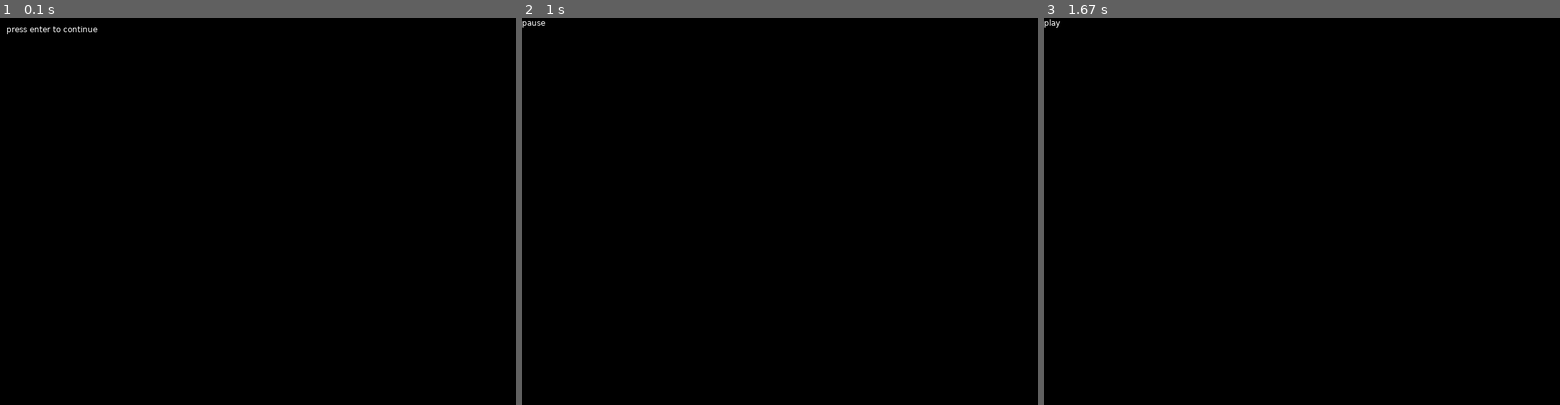
Above: before the commit, frames 1-3 (left to right).
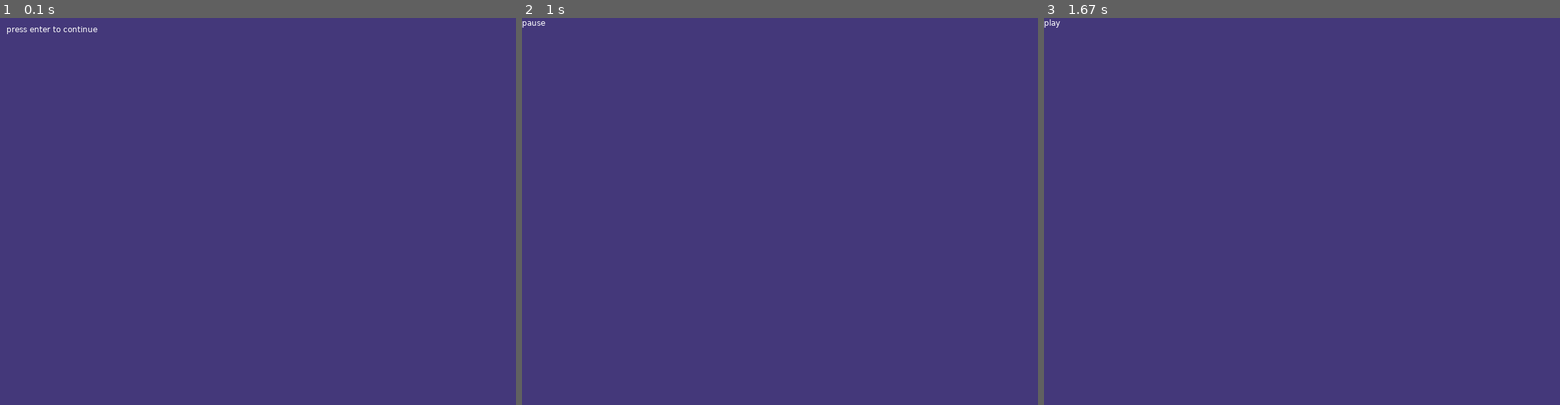
Above: after the commit, the same moments.

Repository: dogconnoisseur/shift
Game: LÖVE game, started from main.lua
Same seed, same stepped clock (60 frames per second), same inputs: the game is played once before the commit and once after it.
Inputs:
- Up to frame 1 (0.1 s): no input
- Up to frame 2 (1 s): tap Enter at 0.33 s; tap Esc at 0.67 s
- Up to frame 3 (1.67 s): tap Esc at 1 s

The runs differ from the first frame. In frame 1, 100% of the frame differs, in the area x 0-100%, y 0-100%; in frame 2, 100%; in frame 3, 100%.

Commit message:
canvas loaded

Diff:
--- a/main.lua
+++ b/main.lua
@@ -5,21 +5,34 @@
 local play = require("src.states.play")
 local pause = require("src.states.pause")
 
+local helpers = require("src.utils.helpers")
+local constants = require("src.utils.constants")
+
+local canvas
 function love.load()
-    GameState.registerEvents()
-    GameState.switch(menu)
+	GameState.registerEvents()
+	GameState.switch(menu)
 
-    Signal.register("start", function()
-        GameState.switch(play)
-    end)
-    Signal.register("pause", function()
-        GameState.switch(pause)
-    end)
-    Signal.register("unpause", function()
-        GameState.switch(play)
-    end)
+	Signal.register("start", function()
+		GameState.switch(play)
+	end)
+	Signal.register("pause", function()
+		GameState.switch(pause)
+	end)
+	Signal.register("unpause", function()
+		GameState.switch(play)
+	end)
+
+	canvas = love.graphics.newCanvas()
+
+	love.graphics.setCanvas(canvas)
+
+	love.graphics.clear(helpers.hexToRGB(constants.COLORS.BLUE0))
+	love.graphics.setCanvas()
 end
 
 function love.update(dt) end
 
-function love.draw() end
+function love.draw()
+	love.graphics.draw(canvas, 0, 0)
+end
--- /dev/null
+++ b/src/entities/monster.lua
@@ -0,0 +1,17 @@
+local Entity = require("src.entity")
+local Constants = require("src.utils.constants")
+
+local Monster = {}
+Monster.__index = Monster
+
+setmetatable(Monster, getmetatable(Entity))
+
+function Monster:new()
+	local instance = Entity.new(self, Constants.ENTITIES.MONSTER)
+
+	setmetatable(instance, self)
+
+	return instance
+end
+
+return Monster
--- a/src/entity.lua
+++ b/src/entity.lua
@@ -18,6 +18,10 @@
 	error(self.name .. " must implement init.")
 end
 
+function Entity:isEntity(e)
+	return type(e) == table and type(e.name) == string and vector.isvector(e.position) and vector.isvector(e.velocity)
+end
+
 function Entity:__tostring()
 	return self.name
 end
--- /dev/null
+++ b/src/sight.lua
@@ -0,0 +1,13 @@
+local Sight = {}
+Sight.__index = Sight
+
+function Sight:new(color, radius)
+	local instance = {}
+	instance.color = color
+	instance.radius = radius
+
+	setmetatable(instance, self)
+	return instance
+end
+
+return Sight
--- a/src/utils/constants.lua
+++ b/src/utils/constants.lua
@@ -3,6 +3,19 @@
 	MONSTER = "MONSTER",
 }
 
+-- https://lospec.com/palette-list/fluffy8
+local COLORS = {
+	RED0 = "#933a63",
+	RED1 = "#ff95b1",
+	RED2 = "#ffc4cf",
+	WHITE = "#ffecf0",
+	BLUE0 = "#44387a",
+	BLUE1 = "#7679db",
+	BLUE2 = "#96b3fd",
+	BLUE3 = "#d4d5f6",
+}
+
 return {
 	ENTITIES = ENTITIES,
+	COLORS = COLORS,
 }
--- /dev/null
+++ b/src/utils/helpers.lua
@@ -0,0 +1,11 @@
+local helpers = {}
+
+function helpers.hexToRGB(hex)
+	hex = hex:gsub("#", "")
+	return tonumber("0x" .. hex:sub(1, 2)) / 255,
+		tonumber("0x" .. hex:sub(3, 4)) / 255,
+		tonumber("0x" .. hex:sub(5, 6)) / 255,
+		hex:len() == 8 and tonumber("0x" .. hex:sub(7, 8)) / 255 or 1
+end
+
+return helpers
